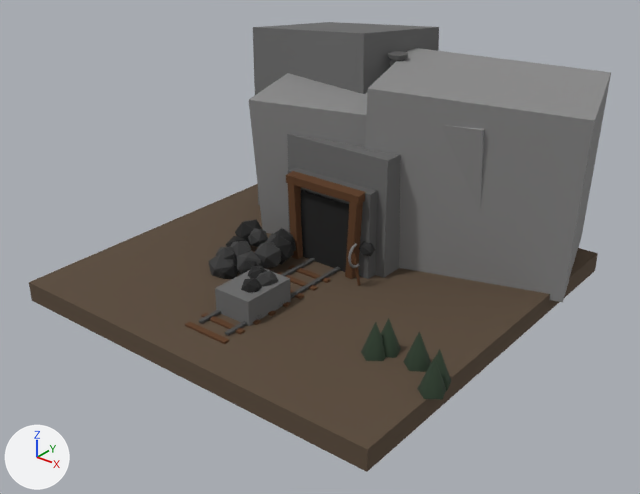
The glTF model public/models/buildings/coal_mine.glb, before and after one commit.
Before and after are seen from a 50 mm lens placed at (12.18, -15.31, 10.03), pointed at (0.34, -0.52, 0.86). Arrows for +X, +Y and +Z are at lower left; the lights stay in place. The older version comes first. Where no turn or scale is listed for an object, it has been applied to the vertices.

Objects in the first picture: 'BeamLeft', 'BeamRight', 'BeamTop', 'CartBody', 'DarkBush.004', 'EntranceFrame', 'Ground', 'MountainBase', 'MountainFront', 'MountainPeakLeft', 'MountainPeakRight', 'ShaftOpening' and 34 more.
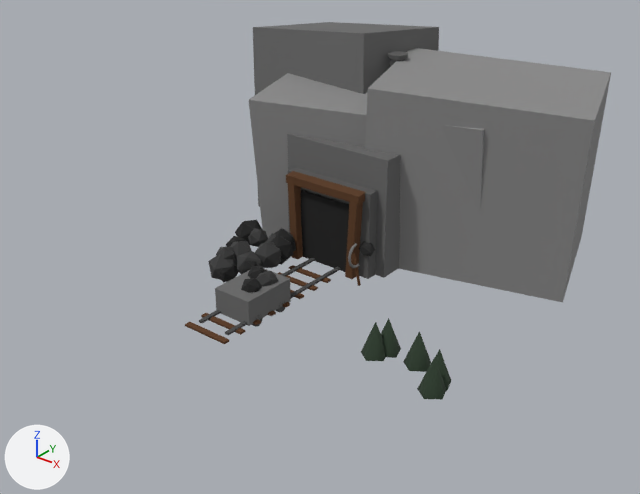
Where the change shows, as pixel boxes (x1, y1, x2, y2) in the pictures (640 x 494 px):
'Ground', deleted (brown)
    before: (29, 184, 598, 472)

Diff of the bpy script that builds the scene:
```diff
--- a/public/models/buildings/coal_mine.glb.py
+++ b/public/models/buildings/coal_mine.glb.py
@@ ob_ground @@
-ob_ground = bpy.data.objects.new('Ground', me_mesh_0)
-ob_ground.location = (0.0, 0.0, -0.25)
```
